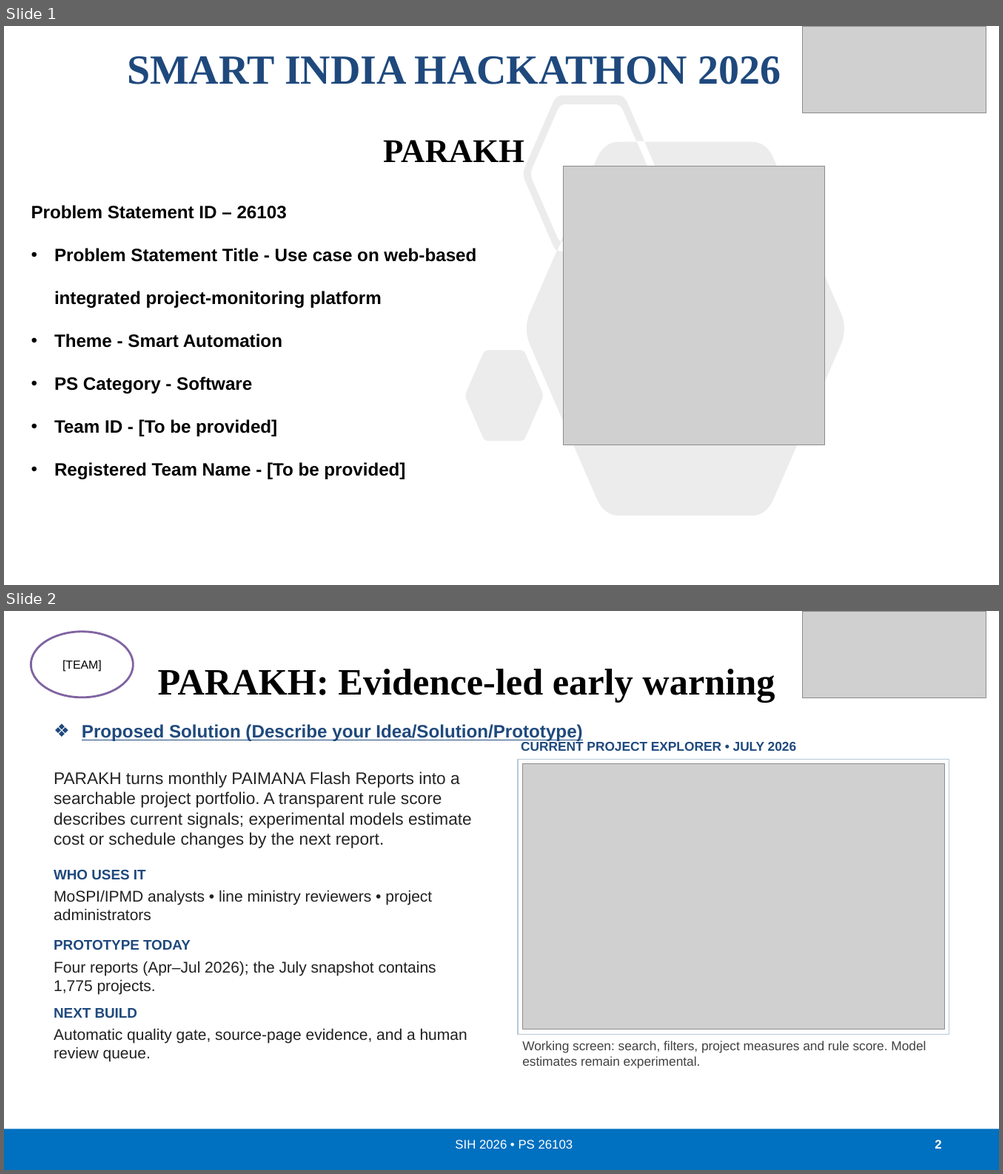
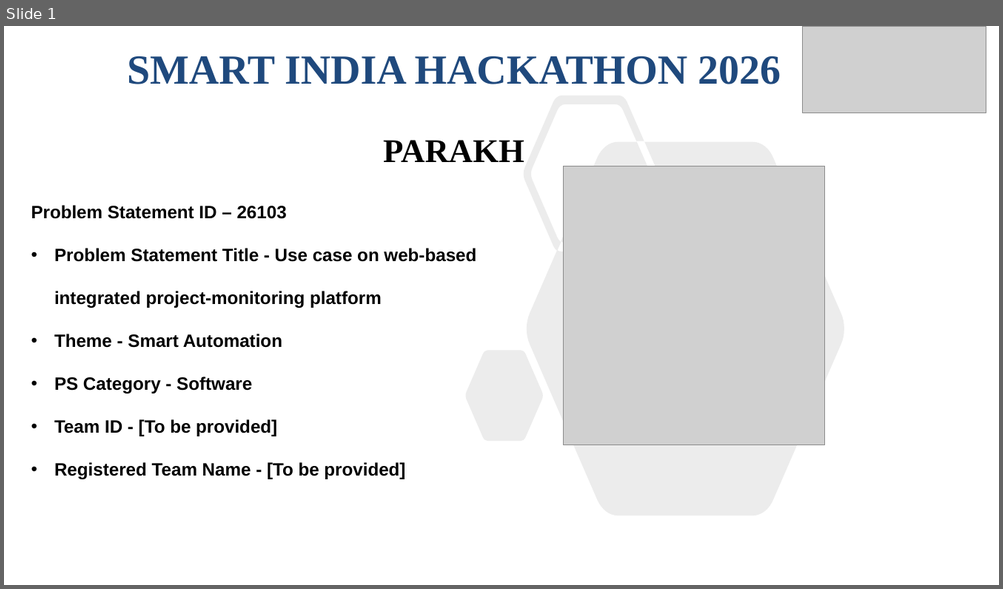
Before and after one commit to Pratyush83078/Parakh, a slide deck: docs/presentation/PARAKH_SIH26103_Idea_Submission.pptx. Shown one above the other, each under a label of ours: slides 1 and 2 before the commit, slide 1 after it. The pictures are 1003x1174 and 1003x589 pixels, drawn with LibreOffice and Linux fonts; fonts in the diff are those of the drawing; grey boxes stand for pictures. Boxes give left, top, right and bottom in pixels: in the first picture for what was removed or moved away, otherwise in the second. Text is boxed around its words. In the diff, an @@ line names an element or a change of style, - is before the commit and + after.

```diff
--- a/docs/presentation/PARAKH_SIH26103_Idea_Submission.pptx
+++ b/docs/presentation/PARAKH_SIH26103_Idea_Submission.pptx
@@ slide 2 removed at [4, 611, 999, 1170], background #FFFFFF @@
@@ ellipse removed at [31, 632, 133, 698] @@
-[TEAM]
@@ picture removed at [802, 611, 986, 698] @@
@@ title removed at [158, 669, 774, 702] @@
-PARAKH: Evidence-led early warning
@@ text removed at [82, 724, 582, 741] @@
-❖ Proposed Solution (Describe your Idea/Solution/Prototype)
@@ text removed at [521, 741, 796, 751] @@
-CURRENT PROJECT EXPLORER • JULY 2026
@@ rectangle removed at [518, 760, 949, 1035] @@
@@ picture removed at [523, 764, 945, 1030] @@
@@ text removed at [54, 772, 472, 849] @@
-PARAKH turns monthly PAIMANA Flash Reports into a searchable project portfolio. A transparent rule score describes current signals; experimental models estimate cost or schedule changes by the next report.
@@ text removed at [54, 870, 146, 880] @@
-WHO USES IT
@@ text removed at [54, 890, 432, 921] @@
-MoSPI/IPMD analysts • line ministry reviewers • project administrators
@@ text removed at [54, 940, 190, 950] @@
-PROTOTYPE TODAY
@@ text removed at [54, 961, 436, 994] @@
-Four reports (Apr–Jul 2026); the July snapshot contains 1,775 projects.
@@ text removed at [54, 1008, 138, 1018] @@
-NEXT BUILD
@@ text removed at [54, 1028, 467, 1062] @@
-Automatic quality gate, source-page evidence, and a human review queue.
@@ text removed at [522, 1041, 925, 1069] @@
-Working screen: search, filters, project measures and rule score. Model estimates remain experimental.
@@ rectangle removed at [4, 1130, 999, 1170] @@
@@ text removed at [455, 1140, 573, 1149] @@
-SIH 2026 • PS 26103
@@ page number removed at [934, 1140, 941, 1149] @@
-2
```
Also in this commit, not shown: 1 slide changed, 4 slides added, 3 other slides removed, 19 other files.
